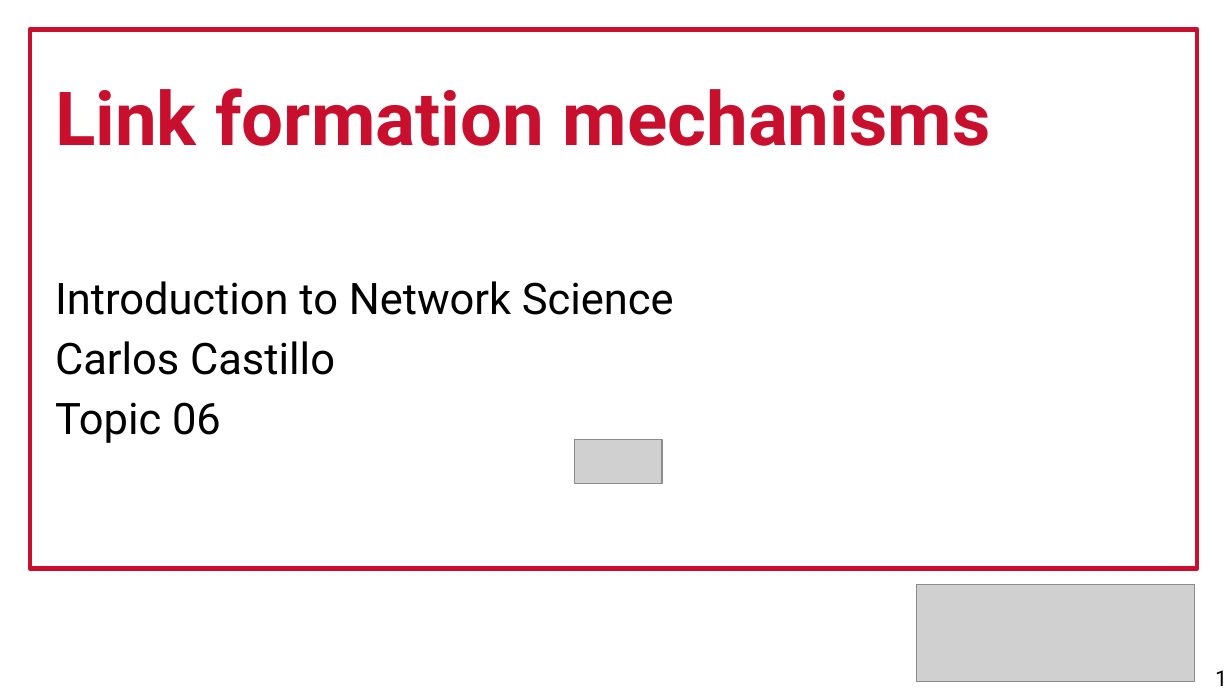
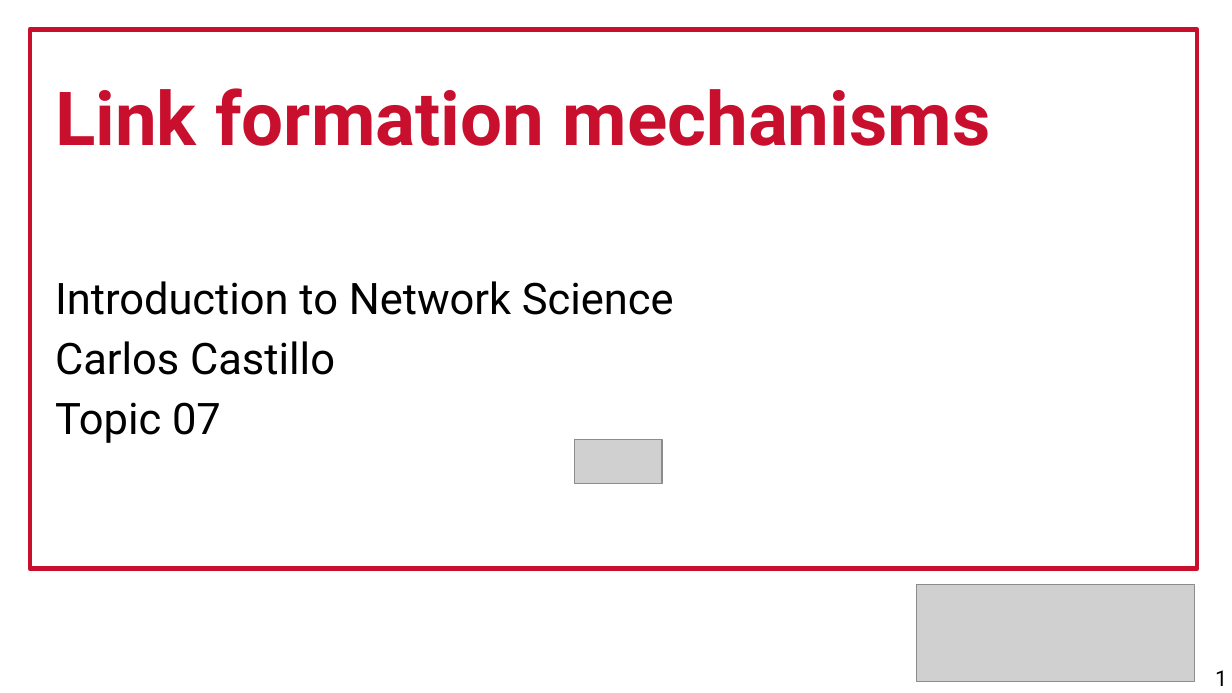
Before and after one commit to chatox/networks-science-course, a slide deck: slide 1 of theory/tt07_link_formation_mechanisms.odp. Drawn at 1232x693 pixels with LibreOffice and Linux fonts; fonts in the diff are those of the drawing; grey boxes stand for pictures. Boxes give left, top, right and bottom in pixels: in the first picture for what was removed or moved away, otherwise in the second. Text is boxed around its words. In the diff, an @@ line names an element or a change of style, - is before the commit and + after.

Commit message:
Moving homophily to next topic

```diff
--- a/theory/tt07_link_formation_mechanisms.odp
+++ b/theory/tt07_link_formation_mechanisms.odp
@@ text at (55,402,221,443): text changed @@
-Topic 06
+Topic 07
```
Also in this commit, not shown: 6 other slides changed, 14 slides added, 14 slides removed, 1 other file.
